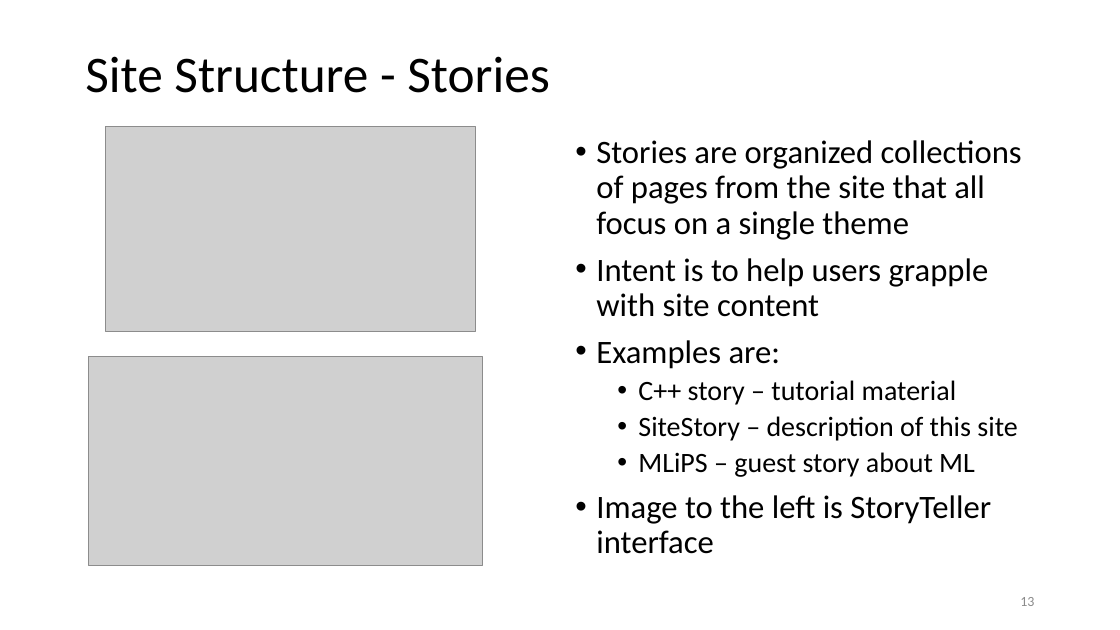
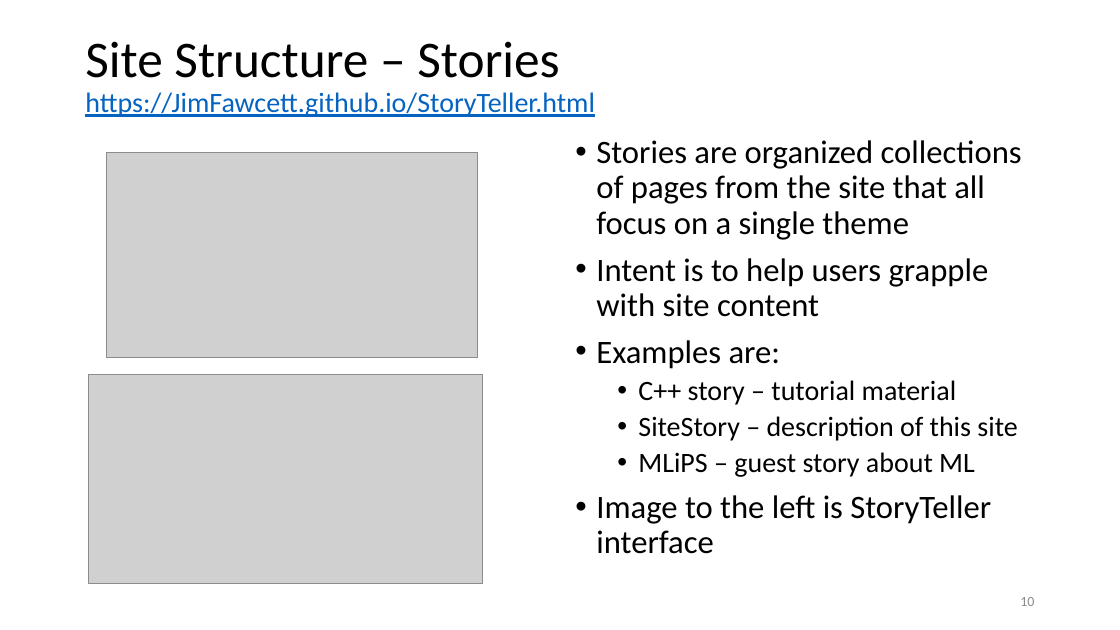
Before and after one commit to JimFawcett/JimFawcett.github.io, a slide deck: slide 10 of Resources/PublishingSourceCode.pptx (slide 13 before the commit). Drawn at 1120x630 pixels with LibreOffice and Linux fonts; fonts in the diff are those of the drawing; grey boxes stand for pictures. Boxes give left, top, right and bottom in pixels: in the first picture for what was removed or moved away, otherwise in the second. Text is boxed around its words. In the diff, an @@ line names an element or a change of style, - is before the commit and + after.

Commit message:
revised site presentation

```diff
--- a/Resources/PublishingSourceCode.pptx
+++ b/Resources/PublishingSourceCode.pptx
@@ title at (85, 41, 595, 117): text changed; size 44 to 24 pt; text colour #000000 to #0563C1 @@
-Site Structure - Stories
+Site Structure – Stories
+https://JimFawcett.github.io/StoryTeller.html
@@ picture: place and size @@
-picture at (105, 127, 476, 332)
+picture at (107, 153, 477, 358)
@@ picture: place and size @@
-picture at (89, 356, 482, 565)
+picture at (89, 375, 482, 584)
@@ page number at (1020, 597, 1034, 606): text changed @@
-13
+10
```
Also in this commit, not shown: 6 other slides changed, 6 other files.
